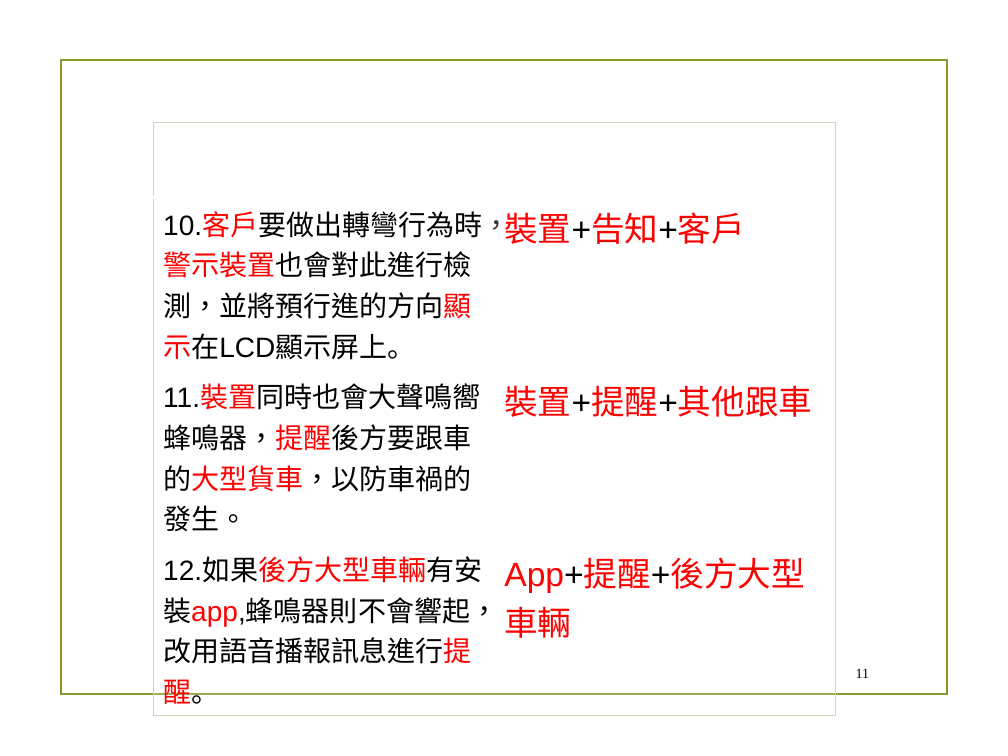
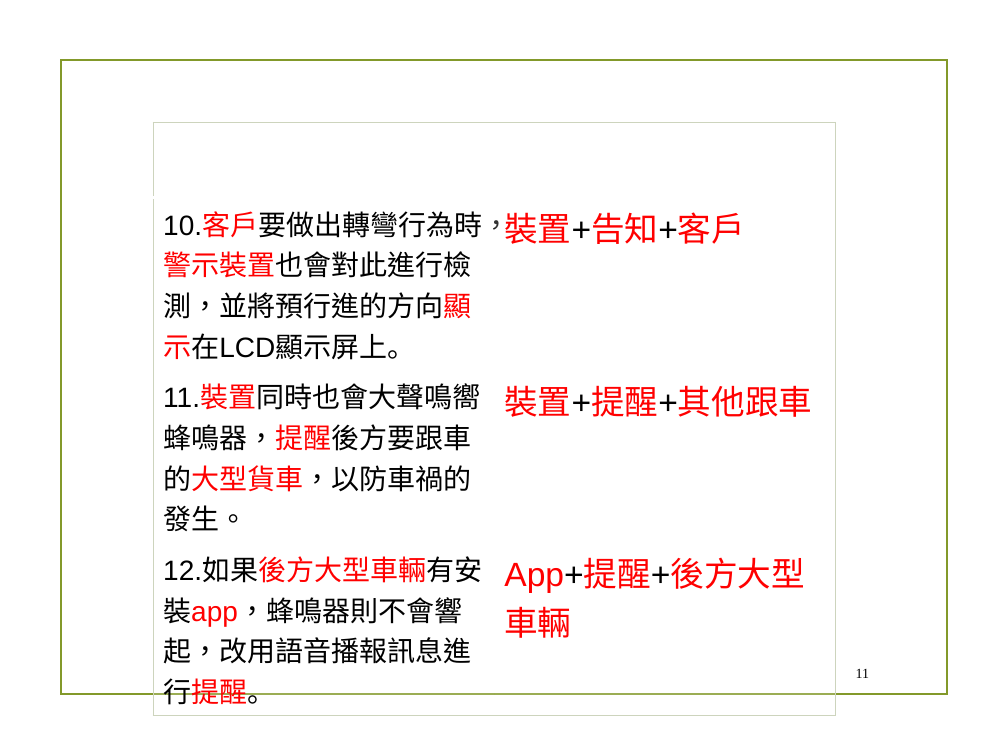
Before and after one commit to chandlerkuo/sharepee, a slide deck: slide 11 of 陀螺儀機車警示裝置.pptx. Drawn at 1008x756 pixels with LibreOffice and Linux fonts; fonts in the diff are those of the drawing; background and template pictures are left out. Boxes give left, top, right and bottom in pixels: in the first picture for what was removed or moved away, otherwise in the second. Text is boxed around its words. In the diff, an @@ line names an element or a change of style, - is before the commit and + after.

```diff
--- a/陀螺儀機車警示裝置.pptx
+++ b/陀螺儀機車警示裝置.pptx
@@ table at bbox=[153, 122, 837, 709] @@
-row 4, column 1: 12.如果後方大型車輛有安裝app,蜂鳴器則不會響起，改用語音播報訊息進行提醒。
+row 4, column 1: 12.如果後方大型車輛有安裝app，蜂鳴器則不會響起，改用語音播報訊息進行提醒。
```
Also in this commit, not shown: 3 other slides changed, 3 slides added.
